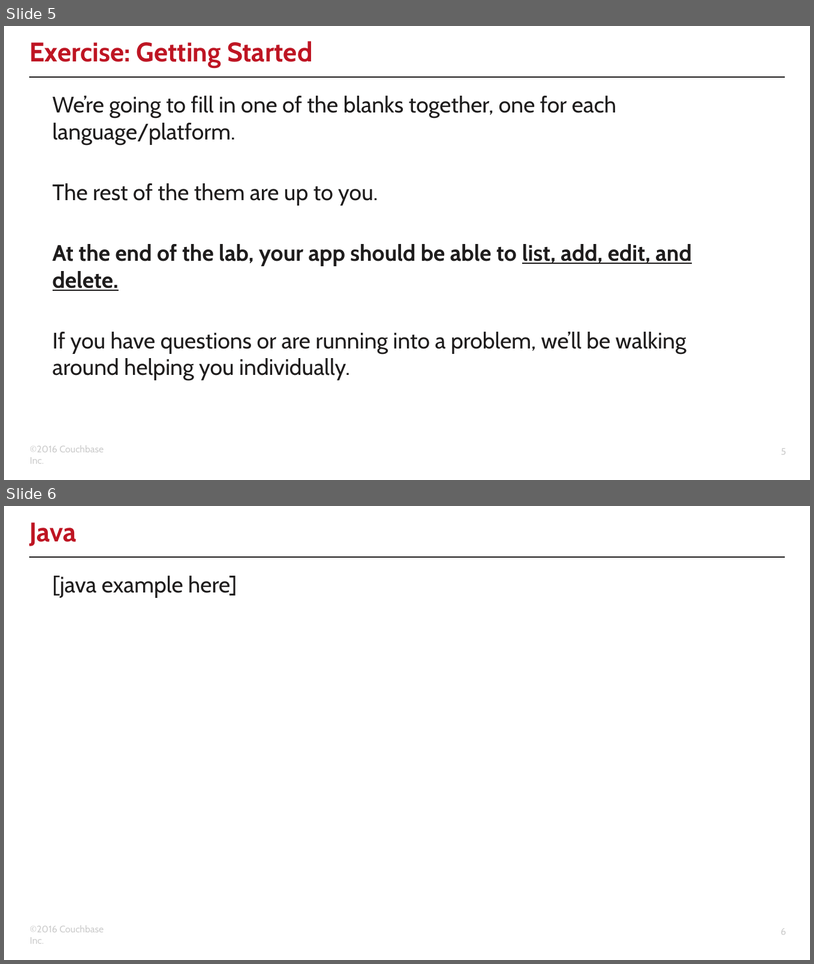
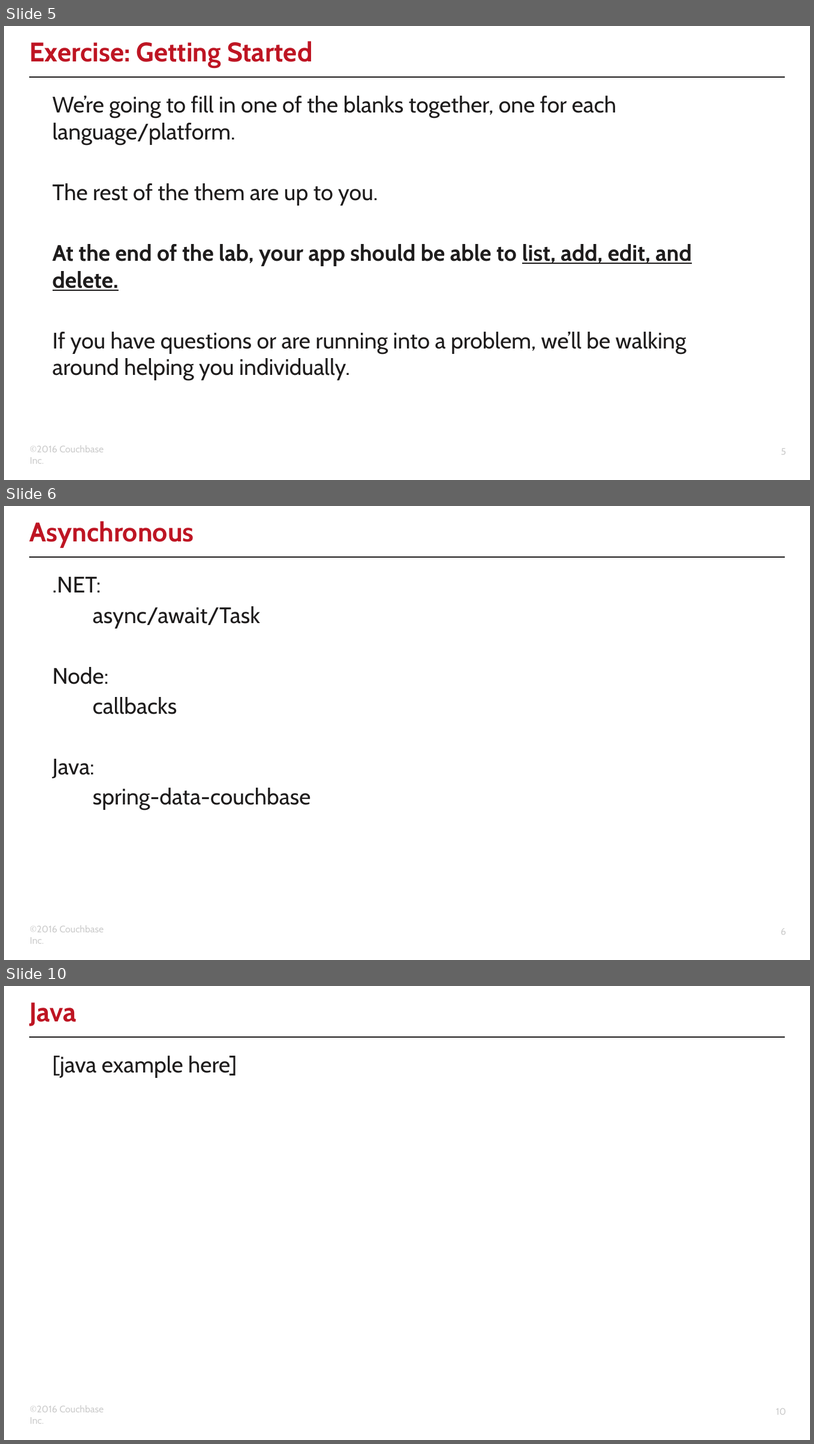
Before and after one commit to clint77/workshop, a slide deck: connect2016/developer/03/03.pptx. Shown one above the other, each under a label of ours: slides 5 and 6 before the commit, slides 5, 6 and 10 after it; the slides between them are not shown. The pictures are 814x964 and 814x1444 pixels, drawn with LibreOffice and Linux fonts; fonts in the diff are those of the drawing; background and template pictures are left out. Boxes give left, top, right and bottom in pixels: in the first picture for what was removed or moved away, otherwise in the second. Text is boxed around its words. In the diff, an @@ line names an element or a change of style, - is before the commit and + after.

```diff
--- a/connect2016/developer/03/03.pptx
+++ b/connect2016/developer/03/03.pptx
@@ slide 6 added at (4,506,810,960), background #FFFFFF; not listed: 3 template elements that a slide beside it also shows @@
@@ title added at (30,521,194,547), 24 pt, text #BE1523, bold @@
+Asynchronous
@@ text added at (53,577,311,810), 20 pt, text #1E1C1C @@
+.NET:
+async/await/Task
+Node:
+callbacks
+Java:
+spring-data-couchbase
@@ what was slide 6 is now slide 10 @@
@@ page number at (776,1408,786,1414): text changed @@
-6
+10
```
Also in this commit, not shown: 1 slide changed, 3 other slides added, 15 other files.
